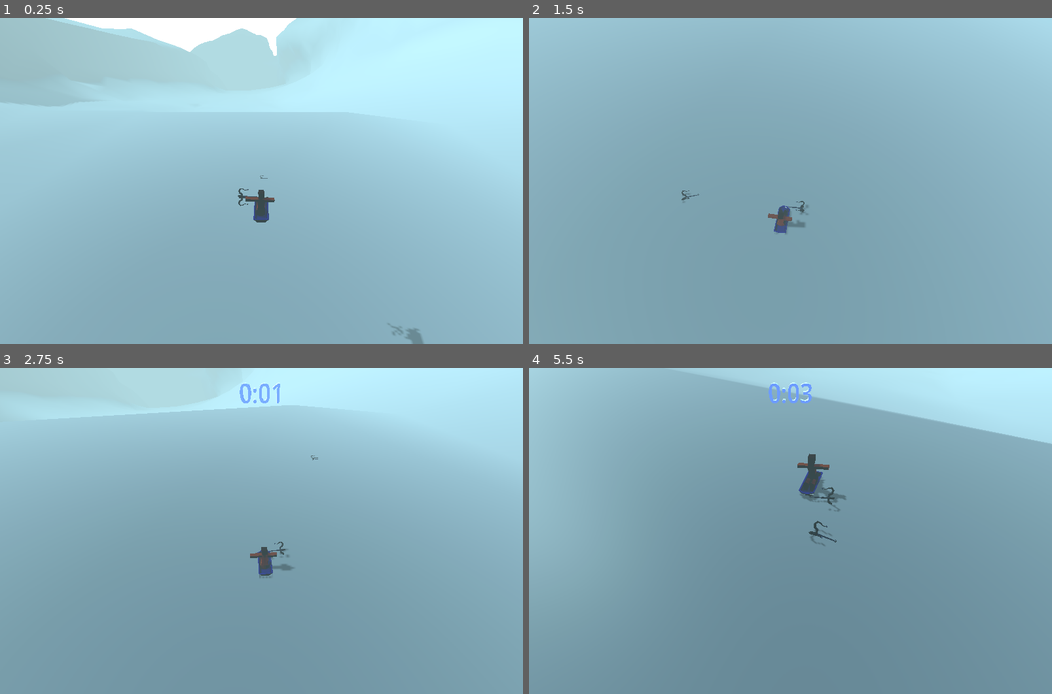
Above: before the commit, frames 1-4 (two rows, left to right).
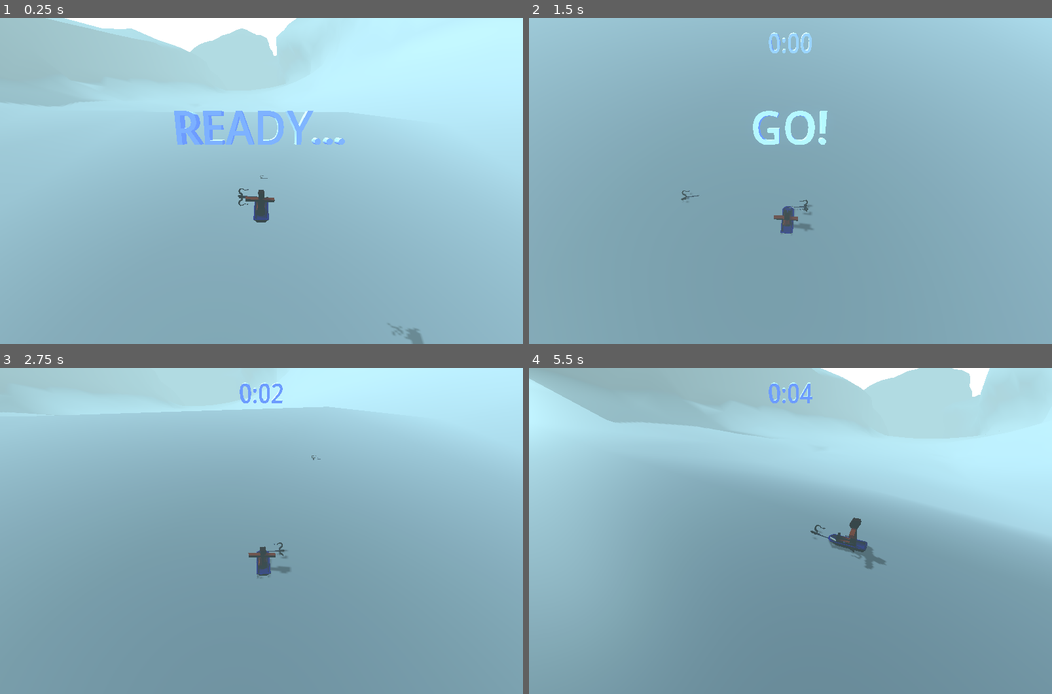
Above: after the commit, the same moments.

Repository: tokkoro/ggj24-sled
Game: Godot game, scene res://tomi_testaa/level_loader_scene.tscn
Same seed, same stepped clock (60 frames per second), same inputs: the game is played once before the commit and once after it.
Inputs (mouse positions are in pixels of both pictures, inside the frame that each line leads up to):
- Up to frame 1 (0.25 s): no input
- Up to frame 2 (1.5 s): move the mouse to (905, 164) at 0.52 s; hold Right (turn_right) 0.53-1.28 s; tap Down (break) at 0.6, 1.35 s; click (905, 164) at 0.67 s; tap Space (jump) at 0.77 s; move the mouse to (685, 197) at 1.27 s; hold Left (turn_left) from 1.28 s (still down)
- Up to frame 3 (2.75 s): tap Space (jump) at 1.52 s; move the mouse to (313, 459) at 2.02 s; release Left (turn_left) at 2.03 s; hold Right (turn_right) from 2.03 s (still down); tap Down (break) at 2.1 s
- Up to frame 4 (5.5 s): move the mouse to (764, 596) at 2.77 s; release Right (turn_right) at 2.78 s; hold Up (accelerate) 2.78-3.53 s; tap Down (break) every 0.75 s from 2.85 to 5.1 s; click (764, 596) at 2.92 s; tap Space (jump) at 3.02, 3.77, 4.52 s; move the mouse to (947, 579) at 3.52 s; hold Left (turn_left) from 3.53 s (still down); move the mouse to (633, 482) at 4.27 s; move the mouse to (816, 531) at 5.02 s; click (816, 531) at 5.17 s

The runs differ from the first frame. In frame 1, 1.5% of the frame differs, in the area x 33-66%, y 28-39%; in frame 2, 1.3%; in frame 3, 0.7%; in frame 4, 29%, in the area x 0-100%, y 0-62%.
Error before the commit: Invalid assignment of property or key 'visible' with value of type 'bool' on a base object of type 'null instance'. (res://tomi_testaa/CountDownLabels.gd:13)

Commit message:
remove go when start

Diff:
--- a/godot_project/tomi_testaa/TheGame.gd
+++ b/godot_project/tomi_testaa/TheGame.gd
@@ -63,11 +63,10 @@
 	var time_from_start = Time.get_ticks_msec() - run_start_time
 	var s = time_from_start / 1000.0
 	if previous_timer_second + 1 < s:
-		if s == 2:
+		if previous_timer_second == 0:
 			count_down_label.set_label(-2)
 		previous_timer_second += 1
 		# make run clock
-		s -= 1
 		var time_str = get_time_str(s)
 		if s < 0:
 			time_str = ""
--- a/godot_project/tomi_testaa/hill_area.tscn
+++ b/godot_project/tomi_testaa/hill_area.tscn
@@ -7,16 +7,14 @@
 [ext_resource type="Script" path="res://tomi_testaa/CountDownLabels.gd" id="4_kjjsv"]
 [ext_resource type="PackedScene" uid="uid://bw8q8fcqh4wil" path="res://rikun_kansio/Hook.tscn" id="5_kv3ey"]
 [ext_resource type="AudioStream" uid="uid://blmpud0otcam8" path="res://sounds/boing.wav" id="5_qasfm"]
-[ext_resource type="Material" path="res://tomi_testaa/count_down_label_material.tres" id="5_sgs8b"]
+[ext_resource type="Material" uid="uid://bdqffmtj76632" path="res://tomi_testaa/count_down_label_material.tres" id="5_sgs8b"]
 [ext_resource type="AudioStream" uid="uid://cg67r5wg6cjs5" path="res://sounds/ping.ogg" id="6_8jhb8"]
 [ext_resource type="Shader" path="res://sled/debug_my_balls.gdshader" id="6_t8g3j"]
 [ext_resource type="Script" path="res://tomi_testaa/Goal.gd" id="7_1fp6q"]
 [ext_resource type="Script" path="res://tomi_testaa/TheGame.gd" id="8_115im"]
-[ext_resource type="Shape3D" path="res://tomi_testaa/goal_box_shape.tres" id="12_0b2l2"]
+[ext_resource type="AudioStream" uid="uid://l71a2758d1k7" path="res://sounds/humm.ogg" id="10_aqsud"]
+[ext_resource type="Shape3D" uid="uid://c6dwwlfow03tf" path="res://tomi_testaa/goal_box_shape.tres" id="12_0b2l2"]
 [ext_resource type="Script" path="res://tomi_testaa/InterpolatedCameraBetter.gd" id="12_u5t8h"]
-[ext_resource type="PackedScene" uid="uid://d321yu0pfgq3c" path="res://rikun_kansio/pointer.tscn" id="12_vi5oh"]
-[ext_resource type="Script" path="res://rikun_kansio/MaailmanKalustus.gd" id="15_v6quu"]
-[ext_resource type="AudioStream" uid="uid://dvs28j6ulowkp" path="res://sounds/ai2.ogg" id="17_qocic"]
 [ext_resource type="PackedScene" path="res://rikun_kansio/pointer.tscn" id="12_vi5oh"]
 [ext_resource type="Script" path="res://tomi_testaa/pulsing_time.gd" id="13_2k2q3"]
 [ext_resource type="PackedScene" uid="uid://c84j0x5s5gxwp" path="res://rikun_kansio/maailman_kalustus.tscn" id="18_w2y4b"]
@@ -82,16 +80,7 @@
 
 [sub_resource type="TextMesh" id="TextMesh_nq84k"]
 material = ExtResource("5_sgs8b")
-text = "1"
-
-[sub_resource type="TextMesh" id="TextMesh_y3pbh"]
-material = ExtResource("5_sgs8b")
-text = "2
-"
-
-[sub_resource type="TextMesh" id="TextMesh_hsqlu"]
-material = ExtResource("5_sgs8b")
-text = "3"
+text = "READY..."
 
 [sub_resource type="TextMesh" id="TextMesh_j5h7i"]
 material = ExtResource("5_sgs8b")
@@ -148,6 +137,7 @@
 angular_damp = 13.425
 script = ExtResource("2_nu8po")
 acceleration = 40.0
+turning = 8.0
 
 [node name="SledModel" type="Node3D" parent="Sled" groups=["Player"]]
 transform = Transform3D(1, 0, 0, 0, 1, 0, 0, 0, 1, 0, -0.738434, 0)
@@ -211,21 +201,9 @@
 transform = Transform3D(1, 0, 0, 0, 0.965926, -0.258819, 0, 0.258819, 0.965926, 0, 0.202169, -0.791874)
 script = ExtResource("4_kjjsv")
 
-[node name="l1" type="MeshInstance3D" parent="Camera3D/CountDownLabels"]
+[node name="ready" type="MeshInstance3D" parent="Camera3D/CountDownLabels"]
 visible = false
 mesh = SubResource("TextMesh_nq84k")
-skeleton = NodePath("../..")
-surface_material_override/0 = ExtResource("5_sgs8b")
-
-[node name="l2" type="MeshInstance3D" parent="Camera3D/CountDownLabels"]
-visible = false
-mesh = SubResource("TextMesh_y3pbh")
-skeleton = NodePath("../..")
-surface_material_override/0 = ExtResource("5_sgs8b")
-
-[node name="l3" type="MeshInstance3D" parent="Camera3D/CountDownLabels"]
-visible = false
-mesh = SubResource("TextMesh_hsqlu")
 skeleton = NodePath("../..")
 surface_material_override/0 = ExtResource("5_sgs8b")
 
@@ -243,6 +221,7 @@
 cast_shadow = 0
 mesh = SubResource("TextMesh_aiufe")
 surface_material_override/0 = ExtResource("5_sgs8b")
+script = ExtResource("13_2k2q3")
 
 [node name="TheGame" type="Node" parent="." node_paths=PackedStringArray("player", "count_down_label")]
 script = ExtResource("8_115im")
@@ -262,18 +241,18 @@
 [node name="CollisionShape3D" type="CollisionShape3D" parent="TheGame/GoalArea"]
 shape = ExtResource("12_0b2l2")
 
+[node name="AudioStreamPlayer" type="AudioStreamPlayer" parent="TheGame"]
+stream = ExtResource("10_aqsud")
+volume_db = -10.0
+pitch_scale = 0.8
+autoplay = true
+
 [node name="WorldEnvironment" type="WorldEnvironment" parent="."]
 environment = SubResource("Environment_ojc11")
 
 [node name="Propsit" type="Node3D" parent="."]
 
 [node name="AudioStreamPlayer3D" type="AudioStreamPlayer3D" parent="."]
-
-
-[node name="MusicPlayer" type="AudioStreamPlayer" parent="."]
-stream = ExtResource("17_qocic")
-volume_db = -20.0
-autoplay = true
 
 [node name="MaailmanKalustus" parent="." instance=ExtResource("18_w2y4b")]
 generate_props = false
@@ -282,7 +261,6 @@
 path_name = "level0_path"
 intended_path_thickness = 20.0
 
-
 [connection signal="body_entered" from="TheGame/GoalArea" to="TheGame/GoalArea" method="_on_body_entered"]
 
 [editable path="Sled/Hook"]
Not shown: 1 places in godot_project/tomi_testaa/hill_area.tscn that only renumber resources
